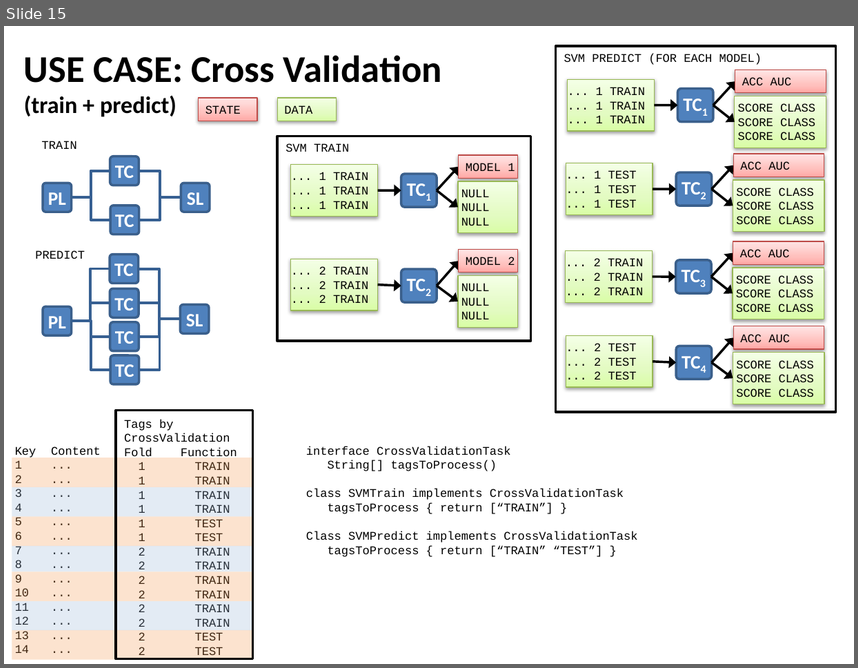
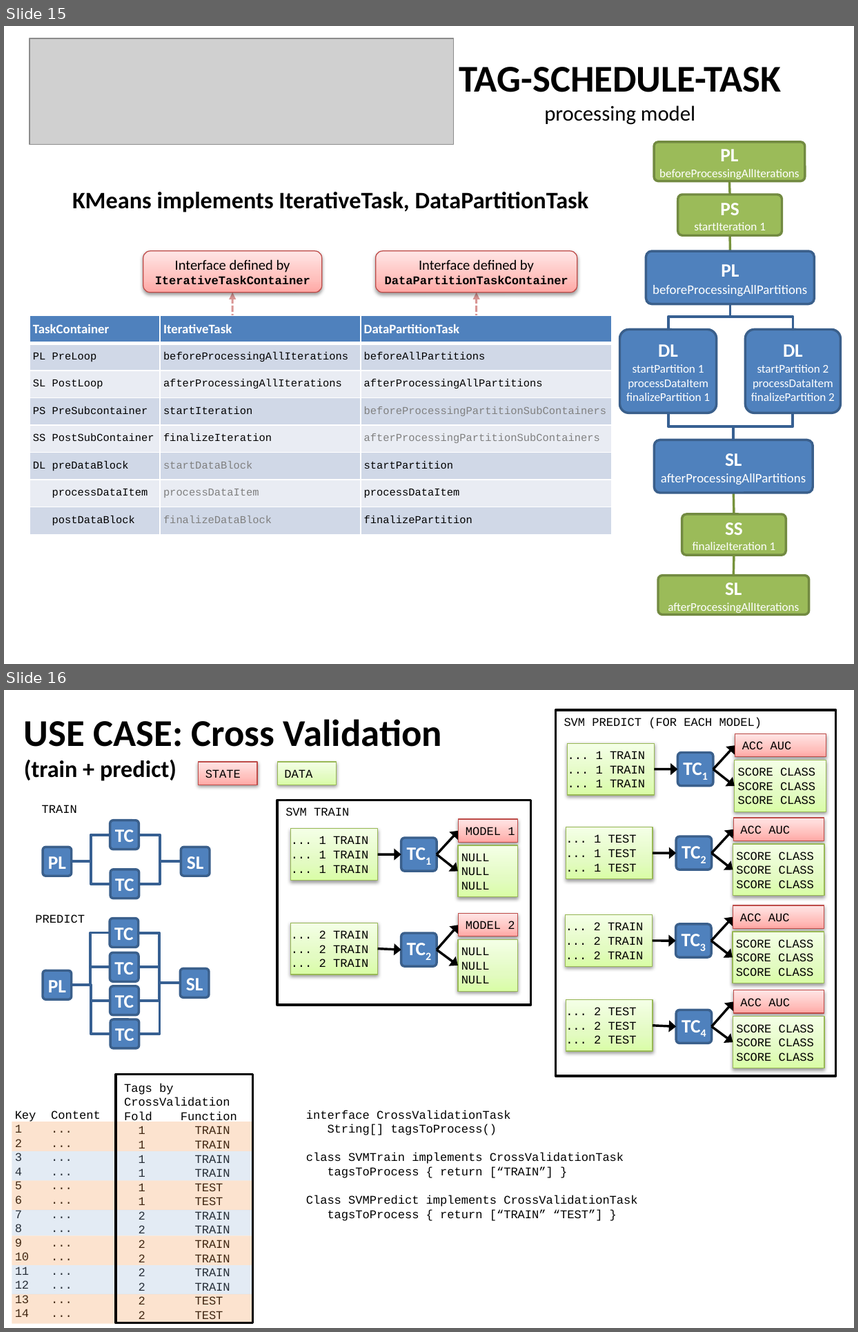
Before and after one commit to predmach/toolkit, a slide deck: docs/design/TST-api.pptx. Shown one above the other, each under a label of ours: slide 15 before the commit, slides 15 and 16 after it. The pictures are 858x668 and 858x1332 pixels, drawn with LibreOffice and Linux fonts; fonts in the diff are those of the drawing; grey boxes stand for pictures. Boxes give left, top, right and bottom in pixels: in the first picture for what was removed or moved away, otherwise in the second. Text is boxed around its words. In the diff, an @@ line names an element or a change of style, - is before the commit and + after.

Commit message:
finalizing SCHEDULE-TASK phases

```diff
--- a/docs/design/TST-api.pptx
+++ b/docs/design/TST-api.pptx
@@ slide 15 added at bbox=[4, 26, 854, 664], background #FFFFFF @@
@@ picture added at bbox=[30, 38, 454, 145] @@
@@ text added at bbox=[459, 67, 781, 125], 32 pt, text #000000, bold @@
+TAG-SCHEDULE-TASK
+processing model
@@ rounded rectangle added at bbox=[654, 142, 806, 181], fill #9BBB59, outline #738A42 2 pt, 10 pt, text #FFFFFF @@
+PL
+beforeProcessingAllIterations
@@ line added from (729, 181) to (730, 194), #77933C 2 pt @@
@@ text added at bbox=[72, 192, 589, 212], 20 pt, text #000000, bold @@
+KMeans implements IterativeTask, DataPartitionTask
@@ rounded rectangle added at bbox=[678, 194, 782, 235], fill #9BBB59, outline #738A42 2 pt, 10 pt, text #FFFFFF @@
+PS
+startIteration 1
@@ rounded rectangle added at bbox=[143, 251, 322, 293], fill gradient #FFA6A5 to #FFC0BF to #FFE7E7, outline #BF4C48 0.75 pt, 10 pt, text #000000, bold @@
+Interface defined by
+IterativeTaskContainer
@@ rounded rectangle added at bbox=[375, 251, 577, 293], fill gradient #FFA6A5 to #FFC0BF to #FFE7E7, outline #BF4C48 0.75 pt, 10 pt, text #000000, bold @@
+Interface defined by
+DataPartitionTaskContainer
@@ rounded rectangle added at bbox=[646, 251, 814, 304], fill #4F81BD, outline #3A5F8C 2 pt, 11 pt, text #FFFFFF @@
+PL
+beforeProcessingAllPartitions
@@ line added from (730, 235) to (730, 251), #77933C 2 pt @@
@@ curved arrow added from (232, 336) to (232, 292), #D99694 1.75 pt dashed @@
@@ curved arrow added from (477, 336) to (477, 292), #D99694 1.75 pt dashed @@
@@ elbow line added from (730, 304) to (668, 330), #376092 2.25 pt @@
@@ elbow line added from (730, 304) to (793, 330), #376092 2.25 pt @@
@@ table added at bbox=[30, 316, 613, 535], 8 rows, 3 columns @@
+TaskContainer | IterativeTask | DataPartitionTask
+PL PreLoop | beforeProcessingAllIterations | beforeAllPartitions
+SL PostLoop | afterProcessingAllIterations | afterProcessingAllPartitions
+PS PreSubcontainer | startIteration | beforeProcessingPartitionSubContainers
+SS PostSubContainer | finalizeIteration | afterProcessingPartitionSubContainers
+DL preDataBlock | startDataBlock | startPartition
+processDataItem | processDataItem | processDataItem
+postDataBlock | finalizeDataBlock | finalizePartition
@@ rounded rectangle added at bbox=[619, 330, 716, 413], fill #4F81BD, outline #3A5F8C 2 pt, 10 pt, text #FFFFFF @@
+DL
+startPartition 1
+processDataItem
+finalizePartition 1
@@ rounded rectangle added at bbox=[745, 330, 840, 413], fill #4F81BD, outline #3A5F8C 2 pt, 10 pt, text #FFFFFF @@
+DL
+startPartition 2
+processDataItem
+finalizePartition 2
@@ rounded rectangle added at bbox=[227, 336, 238, 350], outline #738A42 2 pt @@
@@ rounded rectangle added at bbox=[470, 336, 483, 350], outline #738A42 2 pt @@
@@ elbow line added from (668, 413) to (733, 440), #376092 2.25 pt @@
@@ elbow line added from (793, 413) to (733, 440), #376092 2.25 pt @@
@@ rounded rectangle added at bbox=[654, 440, 813, 492], fill #4F81BD, outline #3A5F8C 2 pt, 11 pt, text #FFFFFF @@
+SL
+afterProcessingAllPartitions
@@ line added from (733, 492) to (734, 514), #77933C 2 pt @@
@@ rounded rectangle added at bbox=[682, 514, 786, 555], fill #9BBB59, outline #738A42 2 pt, 10 pt, text #FFFFFF @@
+SS
+finalizeIteration 1
@@ line added from (734, 555) to (733, 575), #77933C 2 pt @@
@@ rounded rectangle added at bbox=[657, 575, 809, 615], fill #9BBB59, outline #738A42 2 pt, 10 pt, text #FFFFFF @@
+SL
+afterProcessingAllIterations
@@ what was slide 15 is now slide 16 @@
```
Also in this commit, not shown: 2 slides changed, 14 other files.
